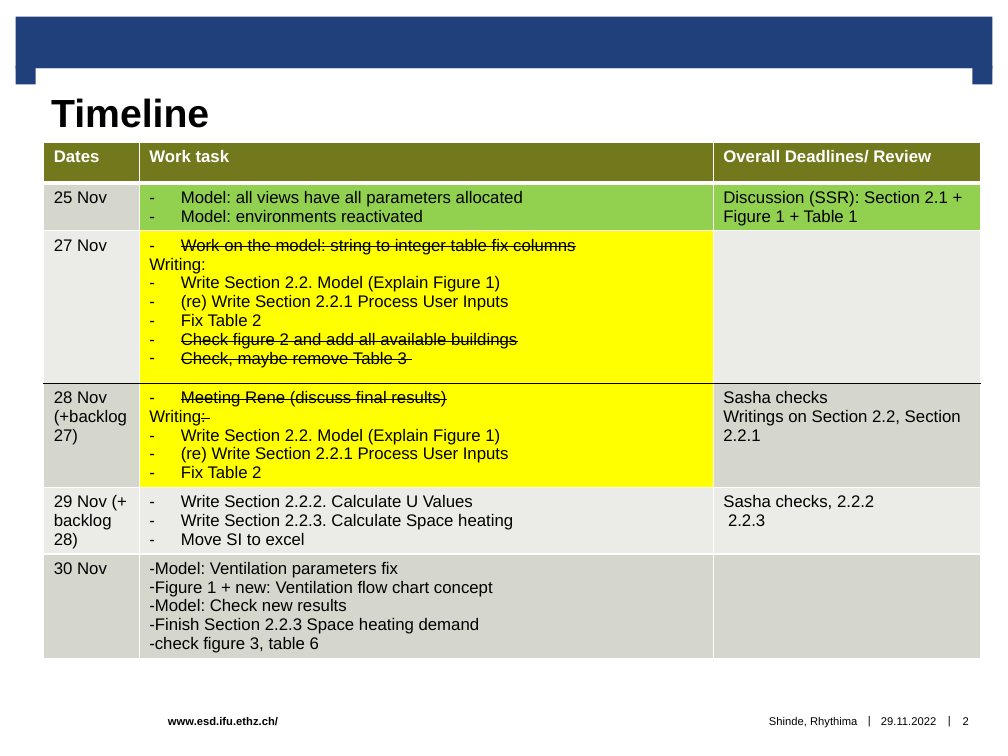
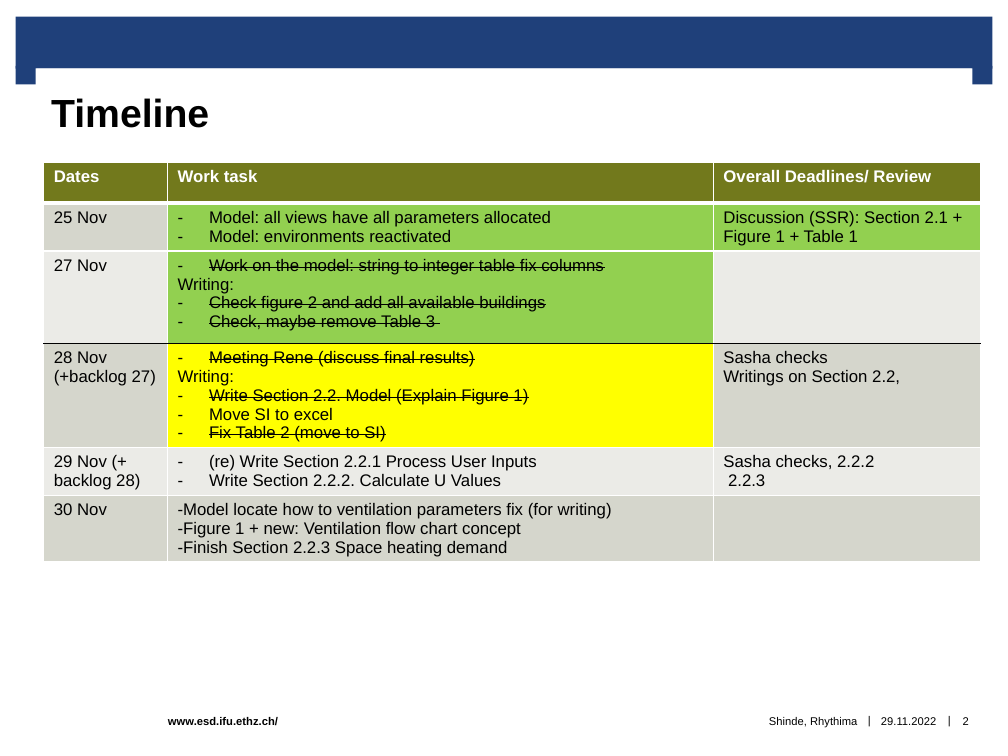
Before and after one commit to rhythimashinde/building-model, a slide deck: slide 2 of final/Discussion_paper.pptx. Drawn at 1008x756 pixels with LibreOffice and Linux fonts; fonts in the diff are those of the drawing; background and template pictures are left out. Boxes give left, top, right and bottom in pixels: in the first picture for what was removed or moved away, otherwise in the second. Text is boxed around its words. In the diff, an @@ line names an element or a change of style, - is before the commit and + after.

Commit message:
ppt

```diff
--- a/final/Discussion_paper.pptx
+++ b/final/Discussion_paper.pptx
@@ table at bbox=[43, 162, 981, 578] @@
-row 3, column 2: Work on the model: string to integer table fix columns / Writing: / Write Section 2.2. Model (Explain Figure 1) / (re) Write Section 2.2.1 Process User Inputs / Fix Table 2 / Check figure 2 and add all available buildings / Check, maybe remove Table 3
+row 3, column 2: Work on the model: string to integer table fix columns / Writing: / Check figure 2 and add all available buildings / Check, maybe remove Table 3
-row 4, column 2: Meeting Rene (discuss final results) / Writing: / Write Section 2.2. Model (Explain Figure 1) / (re) Write Section 2.2.1 Process User Inputs / Fix Table 2
+row 4, column 2: Meeting Rene (discuss final results) / Writing: / Write Section 2.2. Model (Explain Figure 1) / Move SI to excel / Fix Table 2 (move to SI)
-row 4, column 3: Sasha checks / Writings on Section 2.2, Section 2.2.1
+row 4, column 3: Sasha checks / Writings on Section 2.2,
-row 5, column 2: Write Section 2.2.2. Calculate U Values / Write Section 2.2.3. Calculate Space heating / Move SI to excel
+row 5, column 2: (re) Write Section 2.2.1 Process User Inputs / Write Section 2.2.2. Calculate U Values
-row 6, column 2: Model: Ventilation parameters fix / Figure 1 + new: Ventilation flow chart concept / Model: Check new results / Finish Section 2.2.3 Space heating demand / check figure 3, table 6
+row 6, column 2: Model locate how to ventilation parameters fix (for writing) / Figure 1 + new: Ventilation flow chart concept / Finish Section 2.2.3 Space heating demand
@@ fill #FFFF00 to #92D050 in row 3, column 2 @@
@@ table: place and size @@
-table at bbox=[43, 142, 981, 678]
+table at bbox=[43, 162, 981, 578]
```
Also in this commit, not shown: 1 other slide changed, 1 slide removed.
